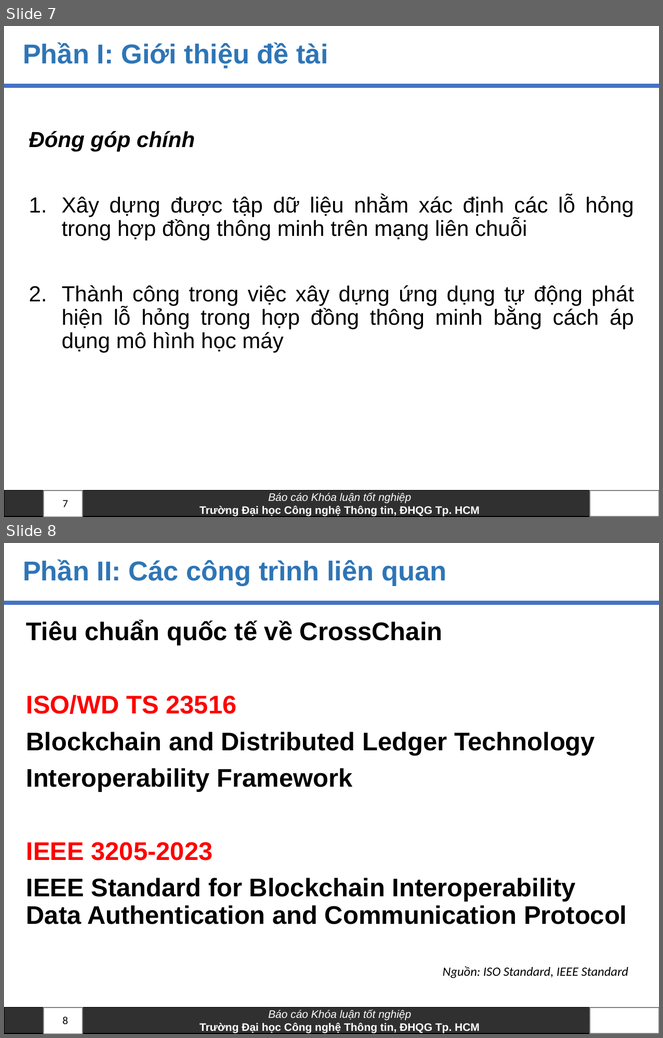
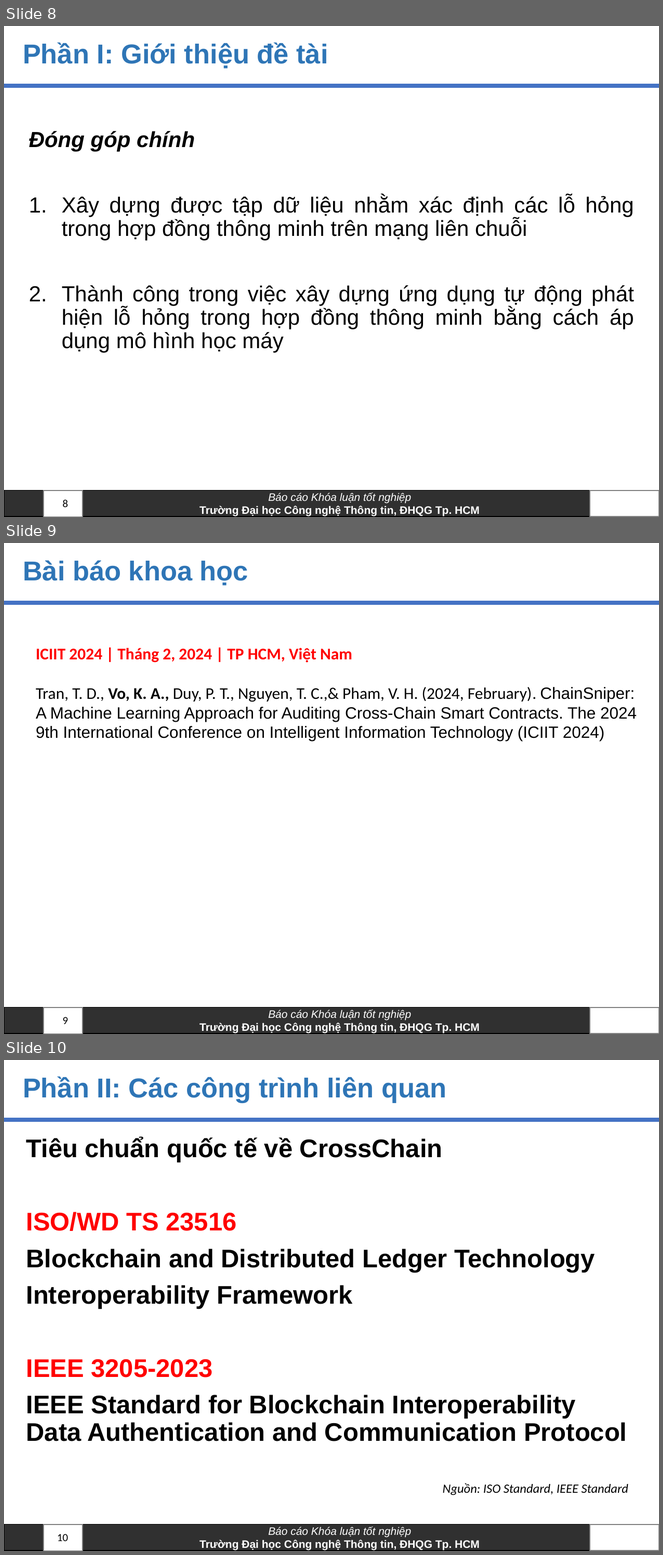
Before and after one commit to anhkiet1227/NT505_Thesis, a slide deck: Slide_20520605_VoAnhKiet.pptx. Shown one above the other, each under a label of ours: slides 7 and 8 before the commit, slides 8, 9 and 10 after it. The pictures are 663x1038 and 663x1555 pixels, drawn with LibreOffice and Linux fonts; fonts in the diff are those of the drawing; background and template pictures are left out. Boxes give left, top, right and bottom in pixels: in the first picture for what was removed or moved away, otherwise in the second. Text is boxed around its words. In the diff, an @@ line names an element or a change of style, - is before the commit and + after.

```diff
--- a/Slide_20520605_VoAnhKiet.pptx
+++ b/Slide_20520605_VoAnhKiet.pptx
@@ slide 9 added at (4, 543, 659, 1034), background #FFFFFF; not listed: 4 template elements that a slide beside it also shows @@
@@ title added at (23, 560, 248, 586), 30 pt, text #2E75B6, bold @@
+Bài báo khoa học
@@ text added at (36, 648, 637, 741), 18 pt, text #000000 @@
+ICIIT 2024 | Tháng 2, 2024 | TP HCM, Việt Nam
+Tran, T. D., Vo, K. A., Duy, P. T., Nguyen, T. C.,& Pham, V. H. (2024, February). ChainSniper: A Machine Learning Approach for Auditing Cross-Chain Smart Contracts. The 2024 9th International Conference on Intelligent Information Technology (ICIIT 2024)
@@ page number added at (63, 1017, 68, 1025), 12 pt, text #000000 @@
+9
@@ what was slide 7 is now slide 8 @@
@@ page number at (63, 500, 68, 508): text changed @@
-7
+8
@@ what was slide 8 is now slide 10 @@
@@ page number at (57, 1534, 68, 1542): text changed @@
-8
+10
```
Also in this commit, not shown: 3 slides changed, 1 other slide added.
